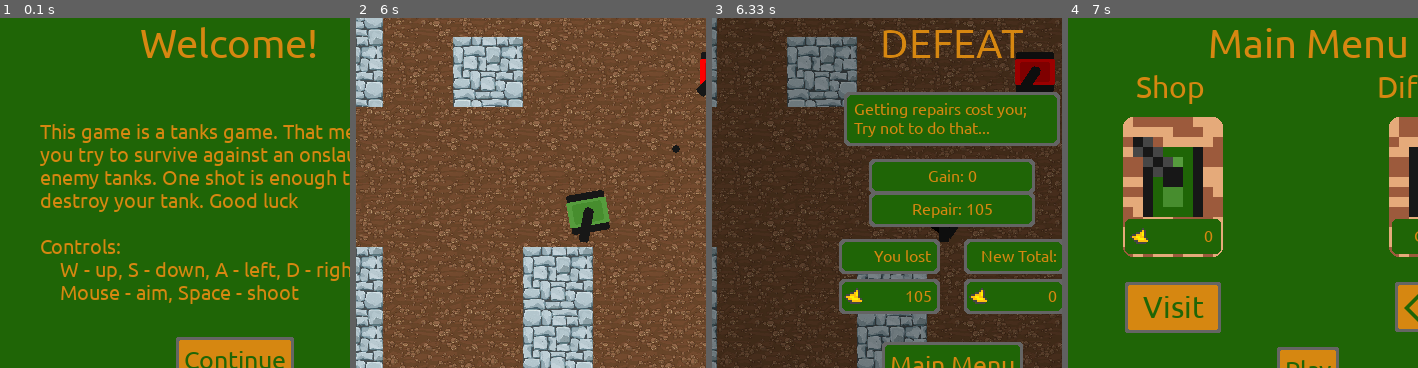
Above: before the commit, frames 1-4 (left to right).
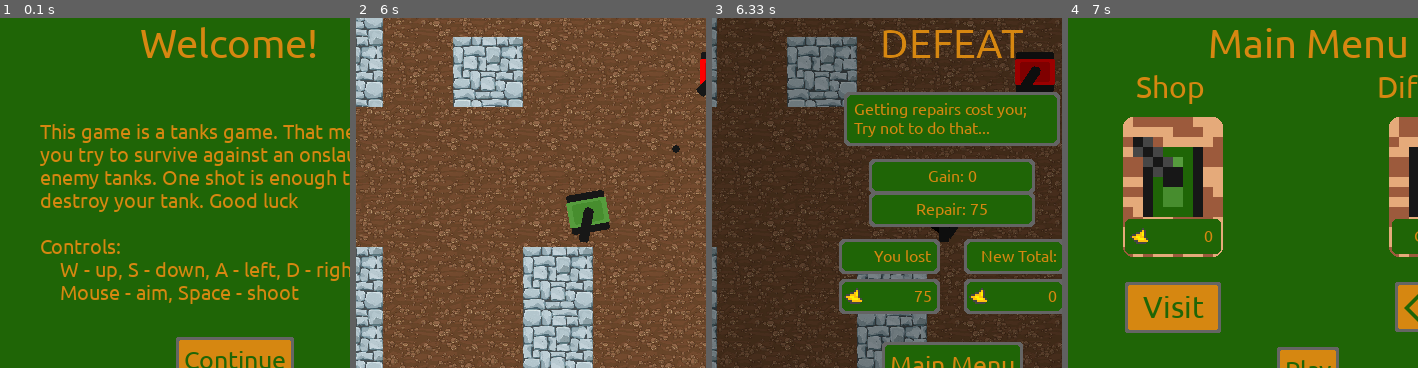
Above: after the commit, the same moments.

Repository: Camleaf/ICS3U
Game: pygame game, started from U3/main.py
Two runs of this game, one before a commit and one after it. Both use one fixed random seed, a clock stepped at 60 frames per second and the inputs below.
Inputs (mouse positions are % of the whole screen's width and height, from its top left):
- Up to frame 1 (0.1 s): no input
- Up to frame 2 (6 s): click (50, 71) at 0.38 s; click (51, 72) at 0.72 s; tap Space at 1 s; hold D 1.33-1.8 s; move the mouse to (26, 51) at 1.37 s; hold W 1.83-2.13 s; move the mouse to (60, 72) at 1.87 s; hold D 2.17-2.63 s; move the mouse to (19, 73) at 2.2 s; hold A 2.67-3.2 s; move the mouse to (65, 15) at 2.7 s; hold S 3.23-3.53 s; move the mouse to (87, 85) at 3.27 s; hold A 3.57-3.97 s; move the mouse to (62, 59) at 3.6 s; hold W 4-4.37 s; move the mouse to (52, 16) at 4.03 s; hold D 4.4-5.03 s; move the mouse to (26, 30) at 4.43 s; hold S 5.07-5.43 s; move the mouse to (14, 47) at 5.1 s; hold A 5.47-5.93 s; move the mouse to (45, 76) at 5.5 s; hold D from 5.97 s (still down)
- Up to frame 3 (6.33 s): keep holding D; move the mouse to (50, 62) at 6 s
- Up to frame 4 (7 s): release D at 6.43 s; click (51, 72) at 6.85 s
The pictures show only the part of the screen within x 17-67%, y 22-72%; the shares and areas given below are measured in that part.

Frames 1-2 are identical in both runs. In frame 3, 0.4% of the frame differs, in the area x 55-80%, y 52-82%; in frame 4, nothing differs.

Commit message:
slight update to gold  count

Diff:
--- a/U3/utils/enemies/main.py
+++ b/U3/utils/enemies/main.py
@@ -13,8 +13,8 @@
     units: list[Enemy]
     active_paths: list[threading.Thread]
     diff_presets = {
-        1:{"stocks":3, "number":2, "gold_mult":0.7,"bdist_mult":0.9, "shotgun%":1}, # add type of guns to be used
-        2:{"stocks":6, "number":3, "gold_mult":0.9,"bdist_mult":0.9, "shotgun%":7}, # add shotgun functionality
+        1:{"stocks":3, "number":2, "gold_mult":0.5,"bdist_mult":0.9, "shotgun%":1}, # add type of guns to be used
+        2:{"stocks":6, "number":3, "gold_mult":0.7,"bdist_mult":0.9, "shotgun%":7}, # add shotgun functionality
         3:{"stocks":8, "number":4, "gold_mult":1,"bdist_mult":1, "shotgun%":10},
         4:{"stocks":10, "number":4, "gold_mult":1.2,"bdist_mult":1.1, "shotgun%":12},
         5:{"stocks":15, "number":5, "gold_mult":1.6,"bdist_mult":1.5, "shotgun%":22},
